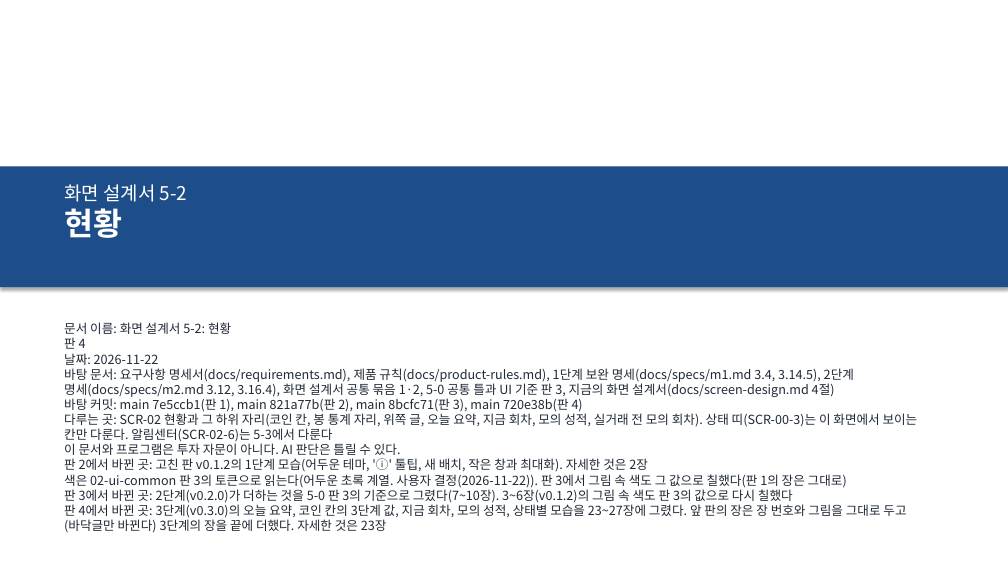
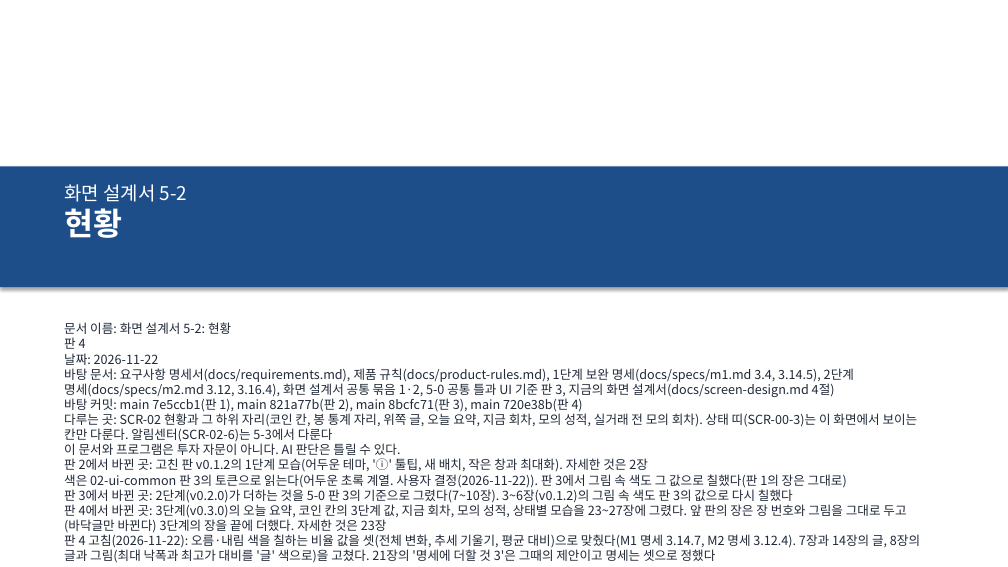
Before and after one commit to khy920723/coin-report-trader, a slide deck: slide 1 of docs/screen-design/11-status.pptx. Drawn at 1008x567 pixels with LibreOffice and Linux fonts; fonts in the diff are those of the drawing. Boxes give left, top, right and bottom in pixels: in the first picture for what was removed or moved away, otherwise in the second. Text is boxed around its words. In the diff, an @@ line names an element or a change of style, - is before the commit and + after.

```diff
--- a/docs/screen-design/11-status.pptx
+++ b/docs/screen-design/11-status.pptx
@@ text at [64,532,920,563]: paragraph added @@
+판 4 고침(2026-11-22): 오름·내림 색을 칠하는 비율 값을 셋(전체 변화, 추세 기울기, 평균 대비)으로 맞췄다(M1 명세 3.14.7, M2 명세 3.12.4). 7장과 14장의 글, 8장의 글과 그림(최대 낙폭과 최고가 대비를 '글' 색으로)을 고쳤다. 21장의 '명세에 더할 것 3'은 그때의 제안이고 명세는 셋으로 정했다
```
Also in this commit, not shown: 3 other slides changed, 1 other file.
